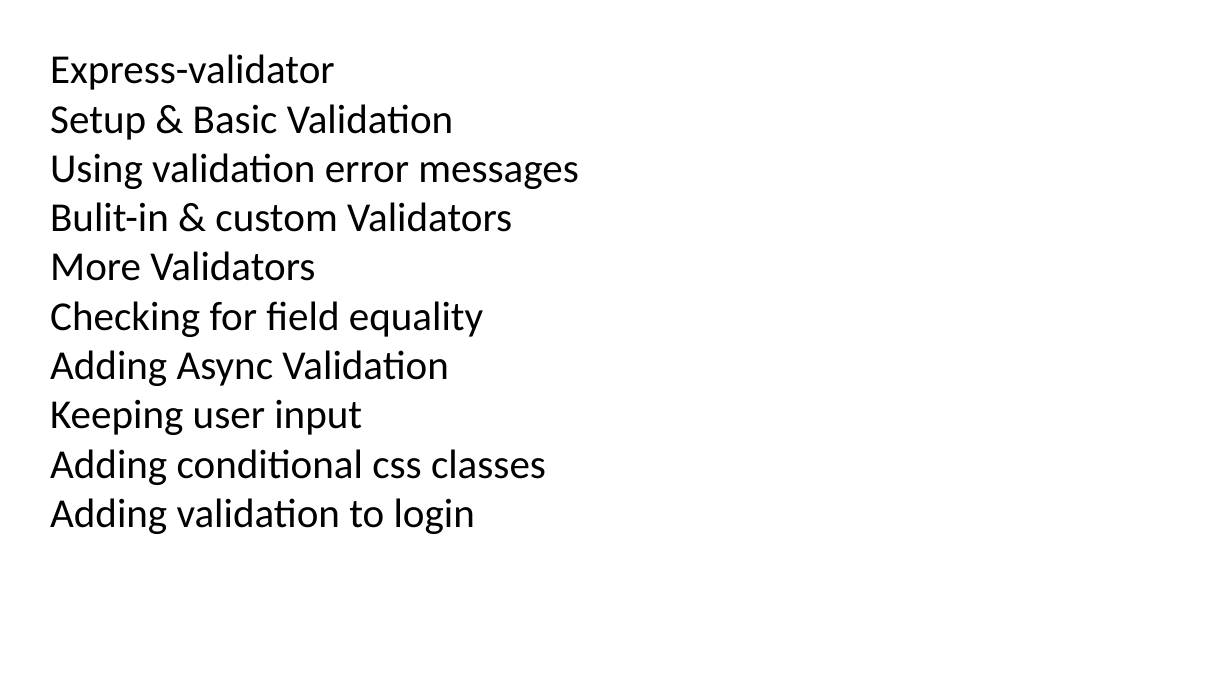
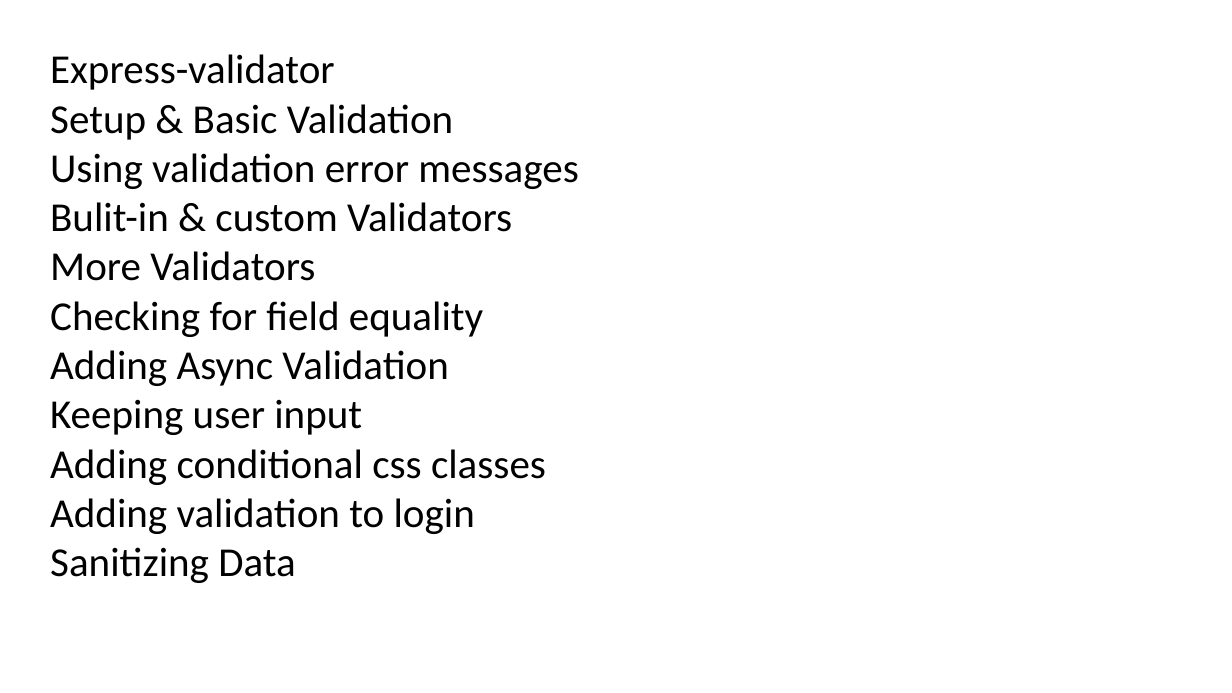
Before and after one commit to PiyushChaturvedii/batch03, a slide deck: slide 16 of Sessions & Cookies.pptx. Drawn at 1232x693 pixels with LibreOffice and Linux fonts; fonts in the diff are those of the drawing. Boxes give left, top, right and bottom in pixels: in the first picture for what was removed or moved away, otherwise in the second. Text is boxed around its words. In the diff, an @@ line names an element or a change of style, - is before the commit and + after.

```diff
--- a/Sessions & Cookies.pptx
+++ b/Sessions & Cookies.pptx
@@ text at (50,547,295,583): paragraph added @@
+Sanitizing Data
```
Also in this commit, not shown: 2 slides added, 51 other files.
